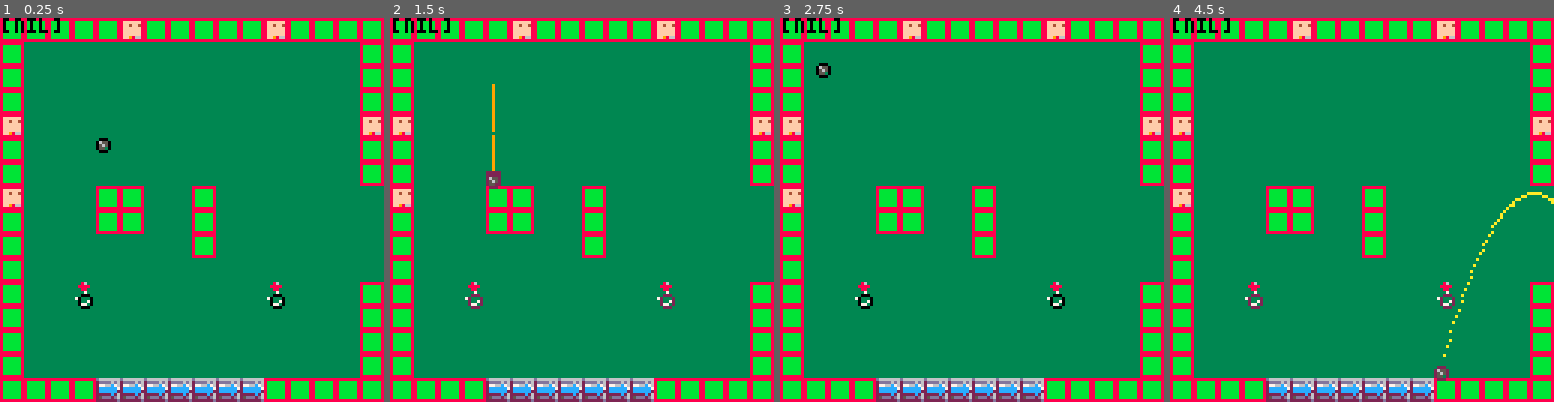
Above: before the commit, frames 1-4 (left to right).
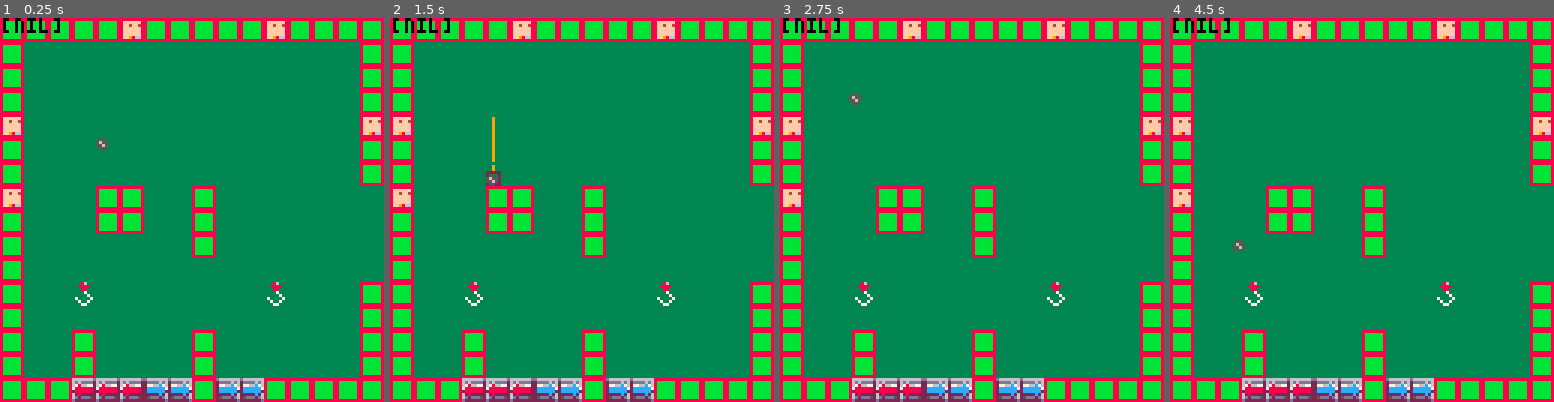
Above: after the commit, the same moments.

Repository: davidjtferguson/golf-escape
Game: PICO-8 cartridge golf_escape.p8
Same seed, same stepped clock (60 frames per second), same inputs: the game is played once before the commit and once after it.
Inputs:
- Up to frame 1 (0.25 s): no input
- Up to frame 2 (1.5 s): tap O (Z key) at 0.33, 0.7, 1.43 s; tap X (X key) at 1.07 s
- Up to frame 3 (2.75 s): hold Left 1.97-2.37 s; tap X (X key) at 2.07, 2.4, 2.73 s; tap O (Z key) at 2.22 s
- Up to frame 4 (4.5 s): hold Right 2.87-3.53 s; tap X (X key) every 0.33 s from 3.07 to 4.4 s; tap O (Z key) at 3.1, 3.98 s; hold Right from 4.13 s (still down)

The runs differ from the first frame. In frame 1, 3.0% of the frame differs, in the area x 18-75%, y 31-100%; in frame 2, 3.1%; in frame 3, 3.1%; in frame 4, 3.4%, in the area x 16-100%, y 45-100%.

Commit message:
Add horizontal collision while on the ground. add license

Diff:
--- a/golf_escape.p8
+++ b/golf_escape.p8
@@ -7,22 +7,20 @@
  --constants
  pixel=0.125
 
- coloffset=0.001
-
  gravity=0.009
 
  treadmillspeed=0.025
 
- -- vars
-
  av={
+  --consts
+  w=pixel*4,
+  h=pixel*4,
+
+  r=pixel*2,
+
+  --vars
   x=4,
   y=4,
-
-  w=pixel*4,
-  h=pixel*4,
-
-  r=pixel*2,
 
   xvel=0,
   yvel=0,
@@ -67,9 +65,9 @@
 
   --consts
   lowf=0.2,
-  highf=1,
-  rotangle=1/24,
-  btnf=0.1,
+  highf=0.7,
+  rotangle=1/48,
+  btnf=0.05,
   decay=0.002,
   decaypause=7,
  }
@@ -135,29 +133,28 @@
  updatemovement(av)
 
  if groundcol(av,0,av.yvel,0) then
-  --tredmills
-  --todo:use xvel, not x directly
-  if groundcol(av,0,av.yvel,1) then
-   av.x+=treadmillspeed
-  end
-
-  if groundcol(av,0,av.yvel,2) then
-   av.x-=treadmillspeed
-  end
 
   moveavtoground()
   av.xvel=0
   av.yvel=0
   av.colstate="ground"
+
+  --tredmills
+  if groundcol(av,0,av.yvel,1) then
+   av.xvel+=treadmillspeed
+  end
+
+  if groundcol(av,0,av.yvel,2) then
+   av.xvel-=treadmillspeed
+  end
+
  else
   av.yvel+=gravity
 
   av.colstate="air"
  end
 
- --todo:find solution for
- -- treadmills against walls
- if av.colstate=="air" then
+ if av.colstate!="ground" then
 	 if topcol(av,0,av.yvel,0) then
 	  moveavtoroof()
 	  av.yvel*=-1
@@ -172,7 +169,18 @@
 	  moveavtoright()
 	  av.xvel*=-1
 	 end
-	end
+	elseif av.colstate=="ground" then
+
+	 if allleftcol(av,av.xvel,0,0) then
+	  --move av to wall?
+	  av.xvel=0
+	 end
+
+	 if allrightcol(av,av.xvel,0,0) then
+	  --move av to wall?
+	  av.xvel=0
+	 end
+ end
 
  --game obj update
  for h in all(hooks) do
@@ -218,12 +226,16 @@
  --game objects
  for h in all(hooks) do
   spr(h.s,h.x*8,h.y*8)
-  circ((h.x+h.xcenoff)*8,(h.y+h.ycenoff)*8,h.r*8)
+
+  --circle collision
+  --circ((h.x+h.xcenoff)*8,(h.y+h.ycenoff)*8,h.r*8)
  end
 
  --av draw
  spr(av.s,av.x*8,av.y*8)
- circ((av.x+av.r)*8,(av.y+av.r)*8,av.r*8)
+
+ --cicle collision
+ --circ((av.x+av.r)*8,(av.y+av.r)*8,av.r*8)
 
  linecol=9
 
@@ -264,6 +276,17 @@
   checkflag(x,y+h,flag)
 end
 
+function allleftcol(box,xvel,yvel,flag)
+ local x=box.x+xvel
+ local y=box.y+yvel
+ local w=box.w
+ local h=box.h
+
+ return
+  checkflag(x,y,flag) and
+  checkflag(x,y+h,flag)
+end
+
 function rightcol(box,xvel,yvel,flag)
  local x=box.x+xvel
  local y=box.y+yvel
@@ -272,6 +295,17 @@
 
  return
   checkflag(x+w,y,flag) or
+  checkflag(x+w,y+h,flag)
+end
+
+function allrightcol(box,xvel,yvel,flag)
+ local x=box.x+xvel
+ local y=box.y+yvel
+ local w=box.w
+ local h=box.h
+
+ return
+  checkflag(x+w,y,flag) and
   checkflag(x+w,y+h,flag)
 end
 
@@ -650,9 +684,9 @@
 0100000000000000000000000000000000000000000000000000000000000001010000000020000000010001000100010000000000000000000000000000000000000000000000000000000000000000000000000000000000000000000000000000000000000000000000000000000000000000000000000000000000000000
 0100002000000000000000200000000101000000010100000000000000200000000000000000000000000100010001010000000000000000000000000000000000000000000000000000000000000000000000000000000000000000000000000000000000000000000000000000000000000000000000000000000000000000
 0100000000000000000000000000000101000000000000000000000000000000000000000000000000000000000000010000000000000000000000000000000000000000000000000000000000000000000000000000000000000000000000000000000000000000000000000000000000000000000000000000000000000000
-0100000000000000000000000000000101000000000000000000000000000000000000000000000000000000000000010000000000000000000000000000000000000000000000000000000000000000000000000000000000000000000000000000000000000000000000000000000000000000000000000000000000000000
-0100000000000000000000000000000101000000000000000000000000000000000000000000000000000000000000010000000000000000000000000000000000000000000000000000000000000000000000000000000000000000000000000000000000000000000000000000000000000000000000000000000000000000
-0101010103030303030303010101010101010101010101010101010101010101010101010101010101010101010101010000000000000000000000000000000000000000000000000000000000000000000000000000000000000000000000000000000000000000000000000000000000000000000000000000000000000000
+0100000100000000010000000000000101000000000000000000000000000000000000000000000000000000000000010000000000000000000000000000000000000000000000000000000000000000000000000000000000000000000000000000000000000000000000000000000000000000000000000000000000000000
+0100000100000000010000000000000101000000000000000000000000000000000000000000000000000000000000010000000000000000000000000000000000000000000000000000000000000000000000000000000000000000000000000000000000000000000000000000000000000000000000000000000000000000
+0101010404040303010303010101010101010101010101010101010101010101010101010101010101010101010101010000000000000000000000000000000000000000000000000000000000000000000000000000000000000000000000000000000000000000000000000000000000000000000000000000000000000000
 0101010100000001000001000000000000000000000000000000000000000000000000000000000000000000000000000000000000000000000000000000000000000000000000000000000000000000000000000000000000000000000000000000000000000000000000000000000000000000000000000000000000000000
 0001000000000000000001000000000000000000000000000000000000000000000000000000000000000000000000000000000000000000000000000000000000000000000000000000000000000000000000000000000000000000000000000000000000000000000000000000000000000000000000000000000000000000
 0001000000000000000001000000000000000000000000000000000000000000000000000000000000000000000000000000000000000000000000000000000000000000000000000000000000000000000000000000000000000000000000000000000000000000000000000000000000000000000000000000000000000000
Not shown, changed: thoughts.txt
Not shown, added: LICENSE
